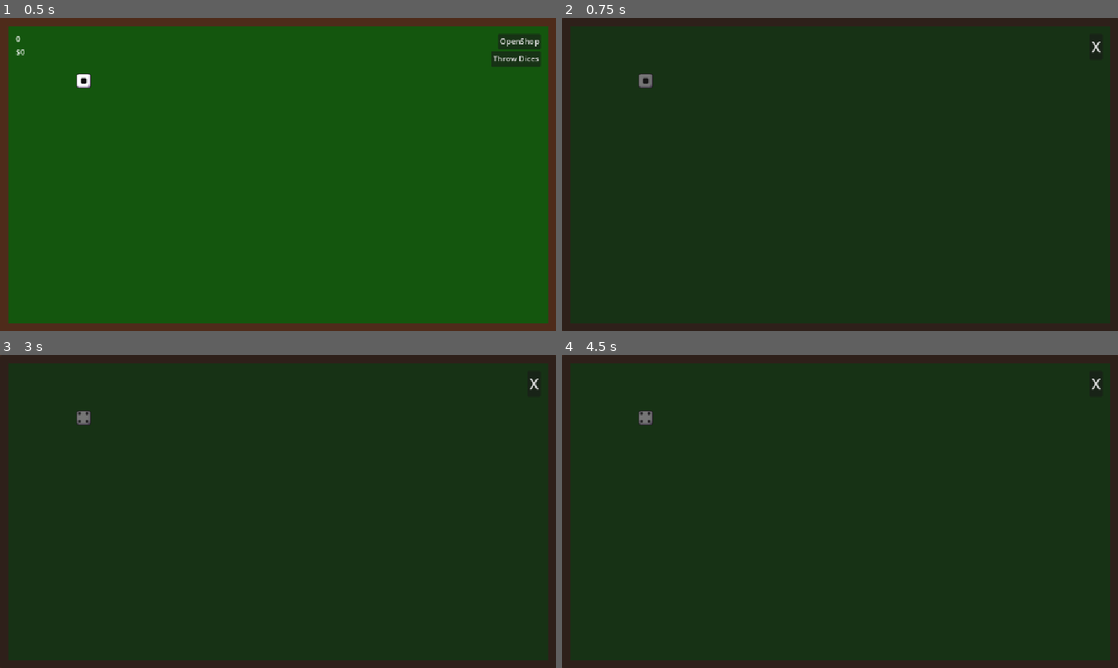
Above: before the commit, frames 1-4 (two rows, left to right).
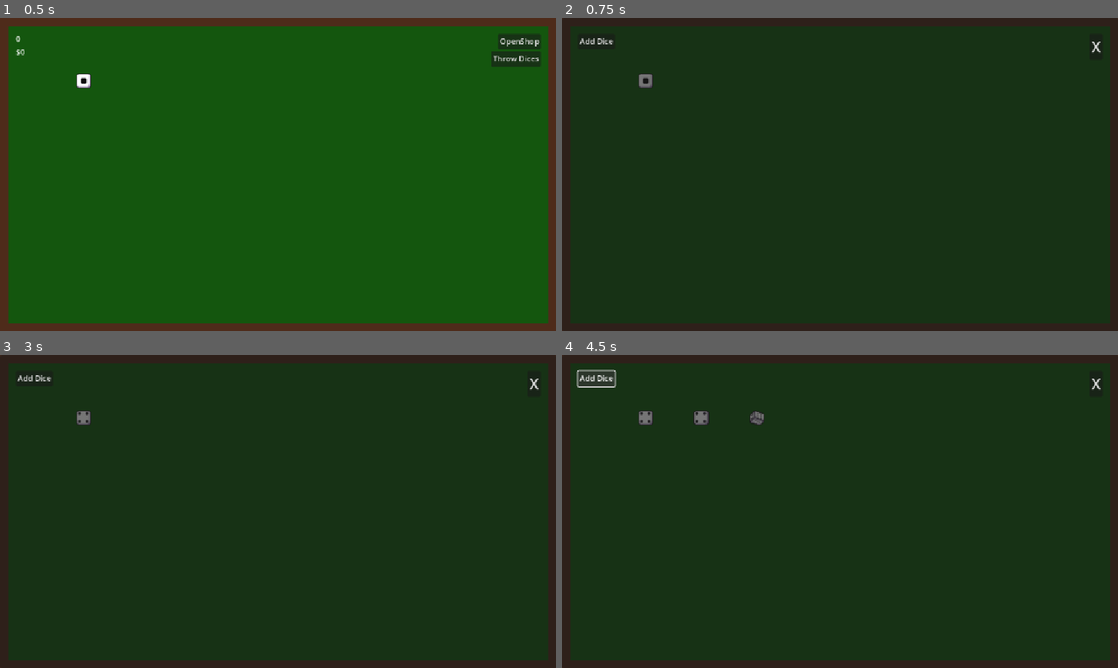
Above: after the commit, the same moments.

Repository: adufou/voie-romaine
Game: Godot game, scene res://main.tscn
The game is run twice, just before and just after one commit, with the same random seed, the same clock (stepped at 60 frames per second) and the same inputs.
Inputs (mouse positions are in pixels of both pictures, inside the frame that each line leads up to):
- Up to frame 1 (0.5 s): no input
- Up to frame 2 (0.75 s): click "OpenShop" at 0.5 s
- Up to frame 3 (3 s): click "X" at 1.25 s; click "Throw Dices" at 2 s; click "OpenShop" at 2.75 s
- Up to frame 4 (4.5 s): click (595, 376) at 3.5 s, where only the run after the commit has a clickable "Add Dice"; click (595, 376) at 4.25 s, where only the run after the commit has a clickable "Add Dice"

Frame 1 is identical in both runs. In frame 2, less than 0.1% of the frame differs, in the area x 3-10%, y 6-9%; in frame 3, less than 0.1%; in frame 4, 0.4%, in the area x 2-37%, y 4-23%.

Commit message:
refacto: clean old dice service

Diff:
--- a/scenes/dice.gd
+++ b/scenes/dice.gd
@@ -97,7 +97,7 @@
 
 func lose():
 	pop_up_message("LOSE")
-	Services.dice_service.remove_dice(self)
+	Services.dices_service.remove_dice(self)
 	queue_free()
 
 func on_throw_lose():
--- a/scenes/hud.gd
+++ b/scenes/hud.gd
@@ -12,9 +12,6 @@
 func on_score_changed(new_score: int):
 	%Score.text = str(new_score)
 
-func _on_spawn_dice_button_pressed() -> void:
-	Services.dices_service.add_dice()
-
 func _on_throw_dices_button_pressed() -> void:
 	Services.dices_service.throw_dices()
 
@@ -26,3 +23,7 @@
 func _on_close_shop_button_pressed() -> void:
 	%ShopPanel.hide()
 	%InGameHUD.show()
+
+
+func _on_add_dice_button_pressed() -> void:
+	Services.dices_service.add_dice()
--- a/scenes/hud.tscn
+++ b/scenes/hud.tscn
@@ -85,7 +85,19 @@
 theme_override_constants/margin_right = 32
 theme_override_constants/margin_bottom = 32
 
-[node name="CloseShopButton" type="Button" parent="ShopPanel/MarginContainer"]
+[node name="HBoxContainer" type="HBoxContainer" parent="ShopPanel/MarginContainer"]
+layout_mode = 2
+
+[node name="GridContainer" type="GridContainer" parent="ShopPanel/MarginContainer/HBoxContainer"]
+layout_mode = 2
+size_flags_horizontal = 3
+
+[node name="AddDiceButton" type="Button" parent="ShopPanel/MarginContainer/HBoxContainer/GridContainer"]
+unique_name_in_owner = true
+layout_mode = 2
+text = "Add Dice"
+
+[node name="CloseShopButton" type="Button" parent="ShopPanel/MarginContainer/HBoxContainer"]
 unique_name_in_owner = true
 layout_mode = 2
 size_flags_horizontal = 8
@@ -95,4 +107,5 @@
 
 [connection signal="pressed" from="InGameHUD/HBoxContainer/VBoxContainerRight/OpenShopButton" to="." method="_on_open_shop_button_pressed"]
 [connection signal="pressed" from="InGameHUD/HBoxContainer/VBoxContainerRight/ThrowDicesButton" to="." method="_on_throw_dices_button_pressed"]
-[connection signal="pressed" from="ShopPanel/MarginContainer/CloseShopButton" to="." method="_on_close_shop_button_pressed"]
+[connection signal="pressed" from="ShopPanel/MarginContainer/HBoxContainer/GridContainer/AddDiceButton" to="." method="_on_add_dice_button_pressed"]
+[connection signal="pressed" from="ShopPanel/MarginContainer/HBoxContainer/CloseShopButton" to="." method="_on_close_shop_button_pressed"]
--- a/services/dices/dice_service.gd
+++ /dev/null
@@ -1,110 +0,0 @@
-extends BaseService
-
-class_name DiceService
-
-signal dice_added(dice)
-signal dice_removed(dice)
-
-# Scene references
-const DiceScene = preload("res://scenes/dice.tscn")
-
-# References
-var _table = null
-var _dices = []
-
-func _init():
-	service_name = "dice_service"
-	version = "0.0.1"
-
-# BaseService implementation
-func initialize() -> void:
-	if is_initialized:
-		Logger.log_message("dice_service", ["service", "init"], "Service déjà initialisé", "WARNING")
-		return
-
-	Logger.log_message("dice_service", ["service", "init"], "Initialisation", "INFO")
-
-	# Initialize dices array
-	_dices = []
-
-	is_initialized = true
-	initialized.emit()
-
-func setup_dependencies(_dependencies: Dictionary = {}) -> void:
-	if not is_initialized:
-		Logger.log_message("dice_service", ["service", "dependencies"], "Tentative de configurer les dépendances avant initialisation", "ERROR")
-		return
-
-	Logger.log_message("dice_service", ["service", "dependencies"], "Configuration des dépendances", "INFO")
-	# Dependencies will be set via init_table when the table is available
-
-func start() -> void:
-	if not is_initialized:
-		Logger.log_message("dice_service", ["service", "start"], "Tentative de démarrer le service avant initialisation", "ERROR")
-		return
-
-	if is_started:
-		Logger.log_message("dice_service", ["service", "start"], "Service déjà démarré", "WARNING")
-		return
-
-	Logger.log_message("dice_service", ["service", "start"], "Démarrage", "INFO")
-
-	is_started = true
-	started.emit()
-
-# Service-specific methods
-func init_table(table) -> void:
-	_table = table
-	Logger.log_message("dice_service", ["table"], "Table de jeu initialisée", "INFO")
-
-func add_dice() -> Dice:
-	if not _table:
-		Logger.log_message("dice_service", ["dices"], "Tentative d'ajouter un dé sans table initialisée", "ERROR")
-		return null
-
-	var dice = DiceScene.instantiate()
-	_table.add_child(dice)
-	_dices.append(dice)
-
-	Logger.log_message("dice_service", ["dices"], "Nouveau dé ajouté", "INFO")
-	dice_added.emit(dice)
-
-	return dice
-
-func remove_dice(dice: Dice) -> void:
-	if dice in _dices:
-		_dices.erase(dice)
-		Logger.log_message("dice_service", ["dices"], "Dé supprimé", "INFO")
-		dice_removed.emit(dice)
-	else:
-		Logger.log_message("dice_service", ["dices"], "Tentative de supprimer un dé inexistant", "WARNING")
-
-func get_dices() -> Array:
-	return _dices
-
-func get_dice_count() -> int:
-	return _dices.size()
-
-# Sauvegarde et chargement
-func serialize() -> Dictionary:
-	return {
-		"dice_count": get_dice_count(),
-	}
-
-func deserialize(data: Dictionary) -> bool:
-	if not is_initialized:
-		Logger.log_message("dice_service", ["service", "deserialize"], "Tentative de désérialiser avant initialisation", "ERROR")
-		return false
-
-	# Clear existing dices
-	for dice in _dices.duplicate():
-		remove_dice(dice)
-
-	# Add dices based on saved count
-	if data.has("dice_count"):
-		var count = data["dice_count"]
-		for i in range(count):
-			add_dice()
-
-	Logger.log_message("dice_service", ["service", "deserialize"], "Désérialisation effectuée", "INFO")
-	return true
--- a/services/game/game_service.gd
+++ b/services/game/game_service.gd
@@ -20,7 +20,7 @@
 # Dépendances aux autres services
 var cash_service: CashService = null
 var score_service: ScoreService = null
-var dice_service: DiceService = null
+var dices_service: DicesService = null
 var statistics_service: StatisticsService = null
 var rules_service: RulesService = null
 var upgrades_service: UpgradesService = null
@@ -41,7 +41,7 @@
 	# Déclarer explicitement les dépendances
 	service_dependencies.append("cash_service")
 	service_dependencies.append("score_service")
-	service_dependencies.append("dice_service")
+	service_dependencies.append("dices_service")
 	service_dependencies.append("statistics_service")
 	service_dependencies.append("rules_service")
 	service_dependencies.append("upgrades_service")
@@ -75,10 +75,10 @@
 	else:
 		Logger.log_message("game_service", ["service", "dependencies"], "Score service non fourni dans les dépendances", "WARNING")
 
-	if dependencies.has("dice_service"):
-		dice_service = dependencies["dice_service"]
-	else:
-		Logger.log_message("game_service", ["service", "dependencies"], "Dice service non fourni dans les dépendances", "WARNING")
+	if dependencies.has("dices_service"):
+		dices_service = dependencies["dices_service"]
+	else:
+		Logger.log_message("game_service", ["service", "dependencies"], "Dices service non fourni dans les dépendances", "WARNING")
 
 	if dependencies.has("statistics_service"):
 		statistics_service = dependencies["statistics_service"]
@@ -226,13 +226,13 @@
 
 ## Réinitialise les dés en fonction des améliorations
 func reset_dice() -> void:
-	if not dice_service or not current_table:
+	if not dices_service or not current_table:
 		Logger.log_message("game_service", ["game", "dice"], "Impossible de réinitialiser les dés: services requis manquants", "WARNING")
 		return
 
 	# Supprimer tous les dés existants
-	for dice in dice_service.get_dices():
-		dice_service.remove_dice(dice)
+	for dice in dices_service.get_dices():
+		dices_service.remove_dice(dice)
 
 	# Déterminer le nombre de dés en fonction des améliorations
 	current_dice_count = 1
@@ -241,7 +241,7 @@
 
 	# Créer les nouveaux dés
 	for i in range(current_dice_count):
-		dice_service.add_dice()
+		dices_service.add_dice()
 
 	Logger.log_message("game_service", ["game", "dice"], "%d dés créés" % current_dice_count, "DEBUG")
 
@@ -250,19 +250,19 @@
 	if game_state != GameState.PLAYING:
 		return
 
-	if not dice_service or not rules_service:
+	if not dices_service or not rules_service:
 		Logger.log_message("game_service", ["game", "gameplay"], "Impossible de lancer les dés: services requis manquants", "WARNING")
 		return
 
 	Logger.log_message("game_service", ["game", "gameplay"], "Lancement des dés", "DEBUG")
 
 	# Lancer tous les dés
-	dice_service.throw_dices()
+	dices_service.throw_dices()
 
 	# Attendre que les dés s'arrêtent de rouler et récupérer les valeurs
 	await get_tree().create_timer(1.0).timeout
 
-	var dice_values = dice_service.get_dice_values()
+	var dice_values = dices_service.get_dice_values()
 	if dice_values.is_empty():
 		return
 
--- a/services/game_data/game_data_service.gd
+++ b/services/game_data/game_data_service.gd
@@ -8,7 +8,7 @@
 # Dépendances de services
 var cash_service: CashService = null
 var score_service: ScoreService = null
-var dice_service: DiceService = null
+var dices_service: DicesService = null
 
 # Statistiques organisées par catégories
 var _statistics: Dictionary = {
@@ -45,7 +45,7 @@
     # Déclarer explicitement les dépendances
     service_dependencies.append("cash_service")
     service_dependencies.append("score_service")
-    service_dependencies.append("dice_service")
+    service_dependencies.append("dices_service")
 
 # Surcharge des méthodes de BaseService
 func initialize() -> void:
@@ -79,10 +79,10 @@
     else:
         Logger.log_message("game_data_service", ["service", "dependencies"], "Score service non fourni dans les dépendances", "WARNING")
 
-    if dependencies.has("dice_service"):
-        dice_service = dependencies["dice_service"]
+    if dependencies.has("dices_service"):
+        dices_service = dependencies["dices_service"]
     else:
-        Logger.log_message("game_data_service", ["service", "dependencies"], "Dice service non fourni dans les dépendances", "WARNING")
+        Logger.log_message("game_data_service", ["service", "dependencies"], "Dices service non fourni dans les dépendances", "WARNING")
 
 func start() -> void:
     if not is_initialized:
@@ -104,9 +104,9 @@
         # Connecter aux changements de score pour suivre le meilleur score
         score_service.score_changed.connect(_on_score_changed)
 
-    if dice_service:
+    if dices_service:
         # Connecter aux lancers de dés pour suivre les statistiques de dés
-        dice_service.dice_thrown.connect(_on_dice_thrown)
+        dices_service.dice_thrown.connect(_on_dice_thrown)
 
     is_started = true
     started.emit()
Not shown, removed: services/dices/dice_service.gd.uid
